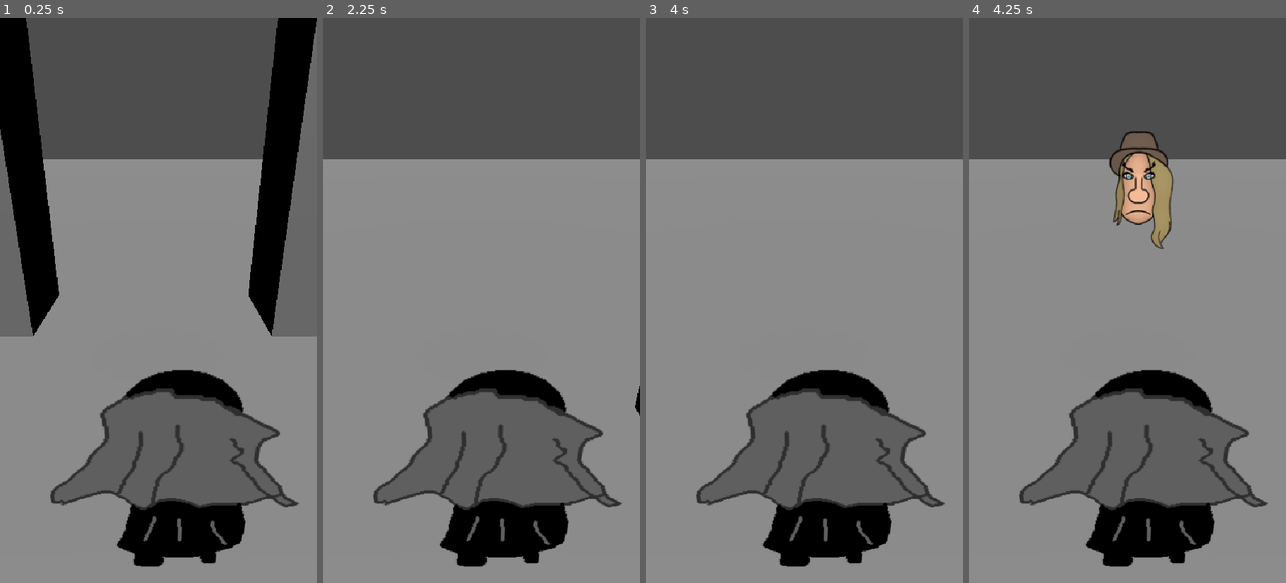
Above: before the commit, frames 1-4 (left to right).
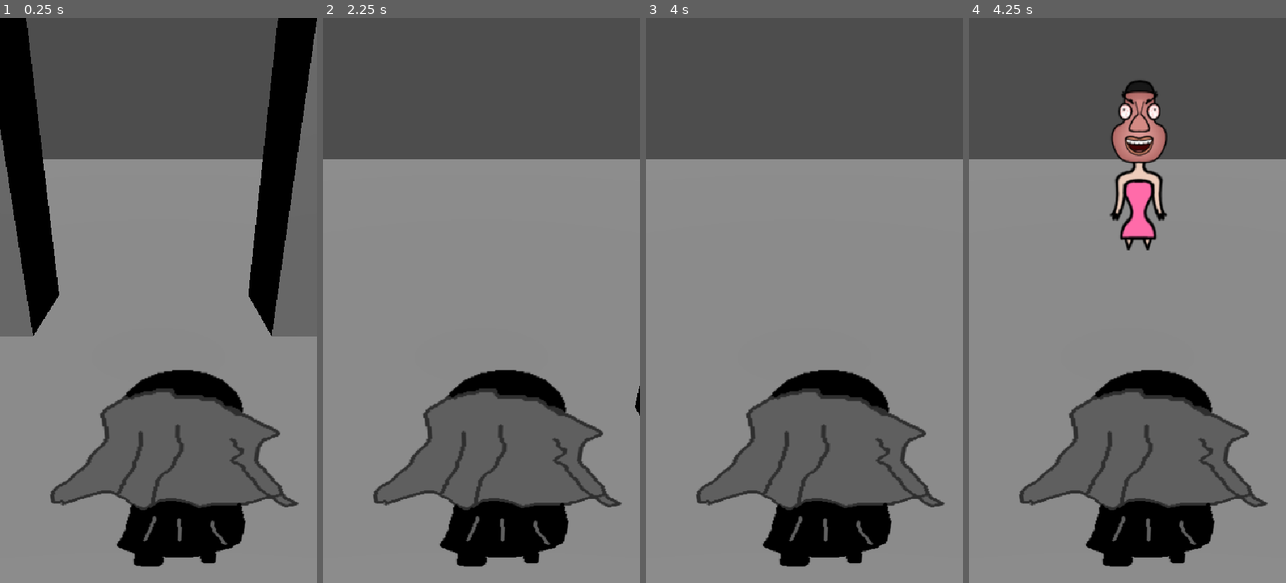
Above: after the commit, the same moments.

Repository: ESMA-NicolasR/face-snatcher
Game: Godot game, scene res://Nicolas/TestLevel.tscn
Same seed, same stepped clock (60 frames per second), same inputs: the game is played once before the commit and once after it. This scene is started directly instead of the project's main scene.
Inputs:
- Up to frame 1 (0.25 s): no input
- Up to frame 2 (2.25 s): no input
- Up to frame 3 (4 s): tap Enter at 2.75 s; tap Space at 3.5 s
- Up to frame 4 (4.25 s): tap F (debugSpawn) at 4.15 s

Frames 1-3 are identical in both runs. In frame 4, 4.4% of the frame differs, in the area x 44-65%, y 11-42%.

Commit message:
[ADD] body + face rip

Diff:
--- a/Alois/Scripts/Interface.gd
+++ b/Alois/Scripts/Interface.gd
@@ -54,7 +54,7 @@
 		clics_actuels += 1
 		print("Clic : ", clics_actuels)
 		# Si on atteint 5 clics on détruit le pnj
-		if clics_actuels >= 5:
+		if clics_actuels >= 1:
 			detruire_pnj()
 
 func detruire_pnj():
@@ -70,9 +70,8 @@
 
 	# Détruire le PNJ (via son parent PathFollow3D)
 	if pnj_actuel:
-		# On remonte au parent car le script est sur le Mesh
-		# mais c'est le PathFollow3D qu'on veut supprimer
-		pnj_actuel.get_parent().queue_free()
+		# On modifie le visage du npc
+		pnj_actuel.get_node("NPC_Sprites").snatch_face()
 		print("pnj actuel trouvé")
 
 	# Cacher le bouton et nettoyer les références
--- a/Nicolas/NPC_Generator.tscn
+++ b/Nicolas/NPC_Generator.tscn
@@ -8,8 +8,10 @@
 [ext_resource type="Texture2D" uid="uid://dn4ob6id3dawi" path="res://Sprites/NPC/Parts/AllFaces/T_Face_Everyman.png" id="6_vmuiw"]
 [ext_resource type="Texture2D" uid="uid://dilrlinfrhrlb" path="res://Sprites/NPC/Parts/AllFaces/T_Face_Karen.png" id="7_bff45"]
 [ext_resource type="Texture2D" uid="uid://bcal6k070awcq" path="res://Sprites/NPC/Parts/AllFaces/T_Face_Pumkin.png" id="8_0ruml"]
+[ext_resource type="Texture2D" uid="uid://dxiiffpo5552d" path="res://Sprites/NPC/Parts/AllBodies/T_Boy_Body.png" id="9_40h30"]
 [ext_resource type="Texture2D" uid="uid://da47cdntyw8w2" path="res://Sprites/NPC/Parts/AllLips/T_Lips_Biker.png" id="9_swj2v"]
 [ext_resource type="Texture2D" uid="uid://dooyca0hryyaa" path="res://Sprites/NPC/Parts/AllLips/T_Lips_Botox.png" id="10_i08pa"]
+[ext_resource type="Texture2D" uid="uid://b8klu0mrxtj0x" path="res://Sprites/NPC/Parts/AllBodies/T_Girl_Body.png" id="10_upq5r"]
 [ext_resource type="Texture2D" uid="uid://qkyahilya6ec" path="res://Sprites/NPC/Parts/AllLips/T_Lips_Cop.png" id="11_622r8"]
 [ext_resource type="Texture2D" uid="uid://jd2oq5tg606j" path="res://Sprites/NPC/Parts/AllLips/T_Lips_Cougar.png" id="12_1jpdf"]
 [ext_resource type="Texture2D" uid="uid://0mjur8675bda" path="res://Sprites/NPC/Parts/AllLips/T_Lips_Everyman.png" id="13_jpwvu"]
@@ -40,6 +42,7 @@
 [node name="NPC_Generator" type="Node" unique_id=978562651]
 script = ExtResource("1_umpkl")
 allFaces = Array[Texture]([ExtResource("2_4urkp"), ExtResource("3_jffr5"), ExtResource("4_40h30"), ExtResource("5_upq5r"), ExtResource("6_vmuiw"), ExtResource("7_bff45"), ExtResource("8_0ruml")])
+allBodies = Array[Texture]([ExtResource("9_40h30"), ExtResource("10_upq5r")])
 allLips = Array[Texture]([ExtResource("9_swj2v"), ExtResource("10_i08pa"), ExtResource("11_622r8"), ExtResource("12_1jpdf"), ExtResource("13_jpwvu"), ExtResource("14_pyhrm"), ExtResource("15_4lrob")])
 allEyes = Array[Texture]([ExtResource("16_kxrli"), ExtResource("17_hnoln"), ExtResource("18_1tr4u"), ExtResource("19_onwlc"), ExtResource("20_ahqga"), ExtResource("21_wmo8d"), ExtResource("22_3deyd")])
 allEyebrows = Array[Texture]([ExtResource("23_ngthj"), ExtResource("24_4oqxd"), ExtResource("25_y1flu"), ExtResource("26_n54wf"), ExtResource("27_2buoy"), ExtResource("28_nheot"), ExtResource("29_x1qd2")])
--- a/Nicolas/npc_generator.gd
+++ b/Nicolas/npc_generator.gd
@@ -1,6 +1,7 @@
 extends Node
 
 @export var allFaces : Array[Texture]
+@export var allBodies : Array[Texture]
 @export var allLips : Array[Texture]
 @export var allEyes : Array[Texture]
 @export var allEyebrows : Array[Texture]
@@ -18,17 +19,14 @@
 	var new_npc : NPC_Sprites = npc_scene.instantiate()
 
 	# Random face generation
-	new_npc.change_face(allFaces.pick_random())
-	new_npc.change_lips(allLips.pick_random())
-	new_npc.change_eyes(allEyes.pick_random())
-	new_npc.change_eyebrows(allEyebrows.pick_random())
-	new_npc.change_nose(allNoses.pick_random())
+	init_npc(new_npc)
 
 	# Place NPC in scene
 	spawnPoint.add_child(new_npc)
 
 func init_npc(npc):
-	npc.change_face(allFaces.pick_random())
+	npc.change_face(randi())
+	npc.change_body(allBodies.pick_random())
 	npc.change_lips(allLips.pick_random())
 	npc.change_eyes(allEyes.pick_random())
 	npc.change_eyebrows(allEyebrows.pick_random())
--- a/Nicolas/npc_sprites.gd
+++ b/Nicolas/npc_sprites.gd
@@ -2,8 +2,8 @@
 
 class_name NPC_Sprites
 
-func change_face(sprite: Texture):
-	$BaseFace.texture = sprite
+func change_face(frame: int):
+	$BaseFace.frame = frame%$BaseFace.hframes
 
 func change_lips(sprite: Texture):
 	$BaseFace/Lips.texture = sprite
@@ -16,3 +16,13 @@
 
 func change_eyebrows(sprite: Texture):
 	$BaseFace/Eyebrows.texture = sprite
+
+func change_body(sprite: Texture):
+	$Body.texture = sprite
+
+func snatch_face():
+	$BaseFace.frame += $BaseFace.hframes
+	change_lips(null)
+	change_eyes(null)
+	change_nose(null)
+	change_eyebrows(null)
--- a/Nicolas/npc_sprites.tscn
+++ b/Nicolas/npc_sprites.tscn
@@ -1,17 +1,21 @@
 [gd_scene format=3 uid="uid://7jgdtr8v0dt4"]
 
 [ext_resource type="Script" uid="uid://bxfnwipwcv6lq" path="res://Nicolas/npc_sprites.gd" id="1_scoui"]
-[ext_resource type="Texture2D" uid="uid://dilrlinfrhrlb" path="res://Sprites/NPC/Parts/AllFaces/T_Face_Karen.png" id="2_qyxr5"]
+[ext_resource type="Texture2D" uid="uid://cffg0pcd6q78" path="res://Sprites/NPC/Parts/AllFaces/T_Dead_Faces.png" id="2_qyxr5"]
 [ext_resource type="Texture2D" uid="uid://qkyahilya6ec" path="res://Sprites/NPC/Parts/AllLips/T_Lips_Cop.png" id="3_gwjbn"]
 [ext_resource type="Texture2D" uid="uid://sd27n7livaj4" path="res://Sprites/NPC/Parts/AllEyes/T_Eyes_Cop.png" id="4_20fhq"]
 [ext_resource type="Texture2D" uid="uid://s6d2gdmg4efo" path="res://Sprites/NPC/Parts/AllNoses/T_Nose_Karen.png" id="5_y8v77"]
 [ext_resource type="Texture2D" uid="uid://c0sm22xh05ms4" path="res://Sprites/NPC/Parts/AllEyebrows/T_Eyebrows_Cop.png" id="6_3f0ai"]
+[ext_resource type="Texture2D" uid="uid://dxiiffpo5552d" path="res://Sprites/NPC/Parts/AllBodies/T_Boy_Body.png" id="7_qyxr5"]
 
 [node name="NPC_Sprites" type="Node3D" unique_id=1493722209]
 script = ExtResource("1_scoui")
 
 [node name="BaseFace" type="Sprite3D" parent="." unique_id=1248402716]
+transform = Transform3D(1, 0, 0, 0, 1, 0, 0, 0, 1, 0, 0.6393169, 0)
 texture = ExtResource("2_qyxr5")
+hframes = 7
+vframes = 2
 
 [node name="Lips" type="Sprite3D" parent="BaseFace" unique_id=1066996545]
 transform = Transform3D(1, 0, 0, 0, 1, 0, 0, 0, 1, 0, 0, 0.01)
@@ -28,3 +32,6 @@
 [node name="Eyebrows" type="Sprite3D" parent="BaseFace" unique_id=601976870]
 transform = Transform3D(1, 0, 0, 0, 1, 0, 0, 0, 1, 0, 0, 0.01)
 texture = ExtResource("6_3f0ai")
+
+[node name="Body" type="Sprite3D" parent="." unique_id=1155153539]
+texture = ExtResource("7_qyxr5")
Binary file added: Sprites/NPC/Parts/AllBodies/T_Boy_Body.png
Not shown, added: Sprites/NPC/Parts/AllBodies/T_Boy_Body.png.import
Binary file added: Sprites/NPC/Parts/AllBodies/T_Girl_Body.png
Not shown, added: Sprites/NPC/Parts/AllBodies/T_Girl_Body.png.import
Binary file added: Sprites/NPC/Parts/AllFaces/T_Dead_Faces.png
Not shown, added: Sprites/NPC/Parts/AllFaces/T_Dead_Faces.png.import
